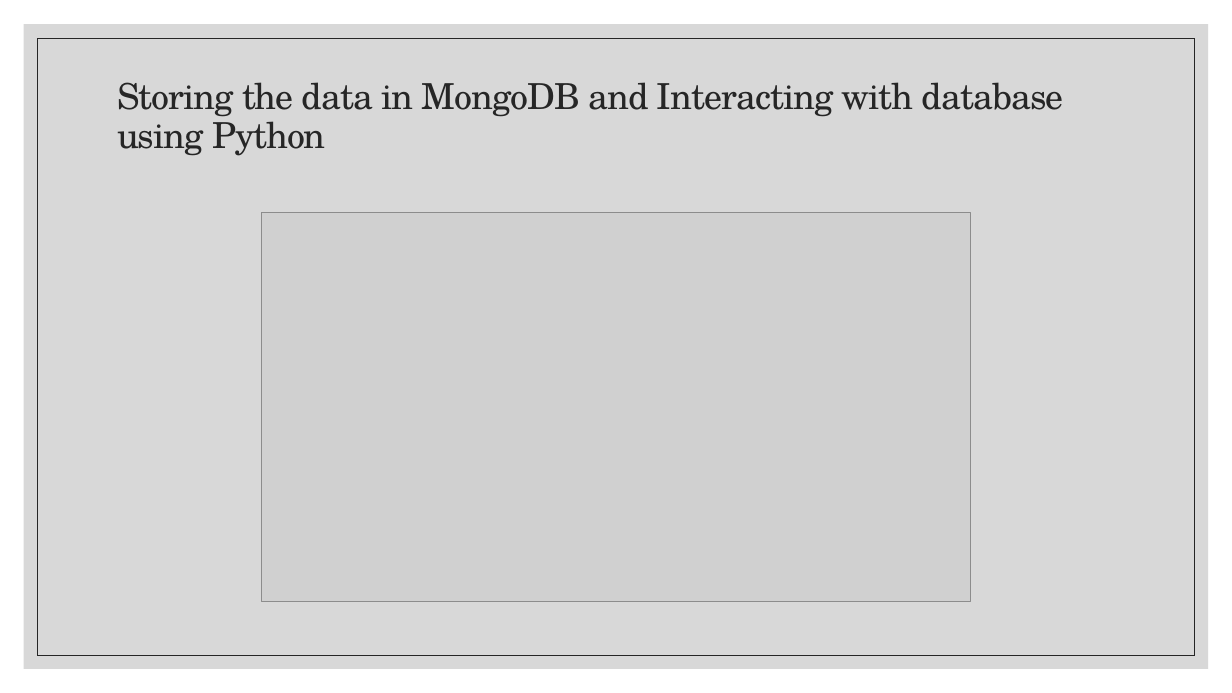
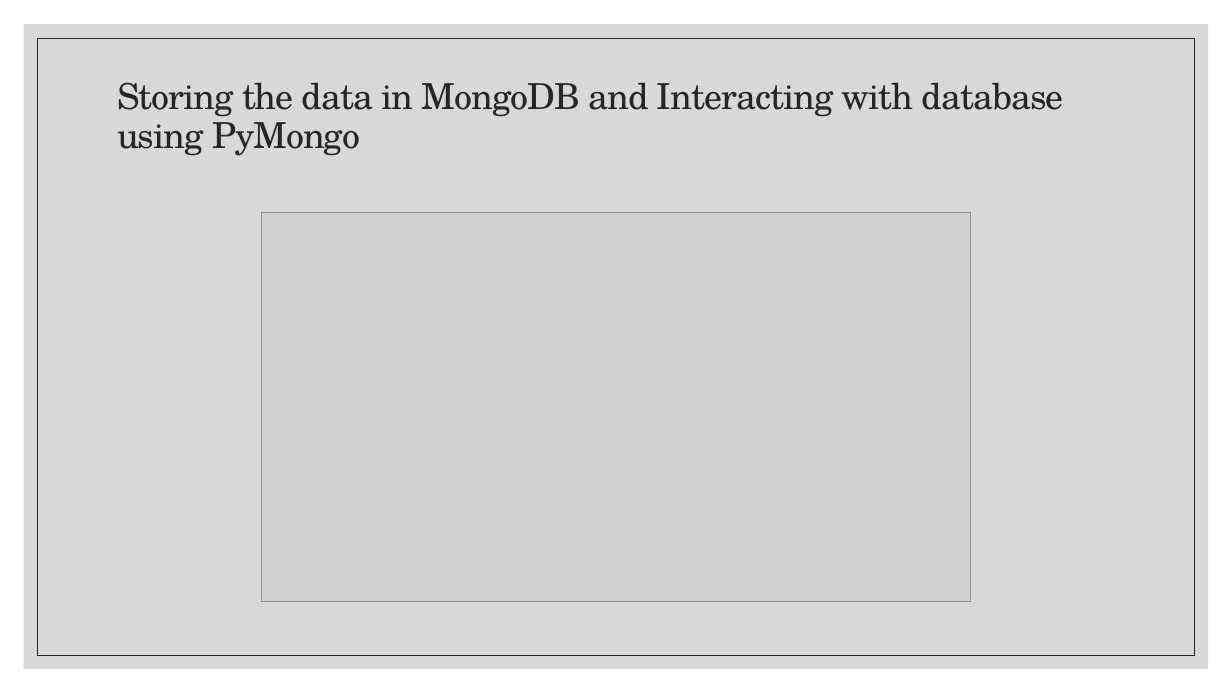
Before and after one commit to alexisperumal/covid-19, a slide deck: slide 9 of Presentation/Project 1 Presentation.pptx. Drawn at 1232x693 pixels with LibreOffice and Linux fonts; fonts in the diff are those of the drawing; grey boxes stand for pictures. Boxes give left, top, right and bottom in pixels: in the first picture for what was removed or moved away, otherwise in the second. Text is boxed around its words. In the diff, an @@ line names an element or a change of style, - is before the commit and + after.

Commit message:
minor fixes

```diff
--- a/Presentation/Project 1 Presentation.pptx
+++ b/Presentation/Project 1 Presentation.pptx
@@ title at [117, 82, 1064, 156]: text changed @@
-Storing the data in MongoDB and Interacting with database using Python
+Storing the data in MongoDB and Interacting with database using PyMongo
```
